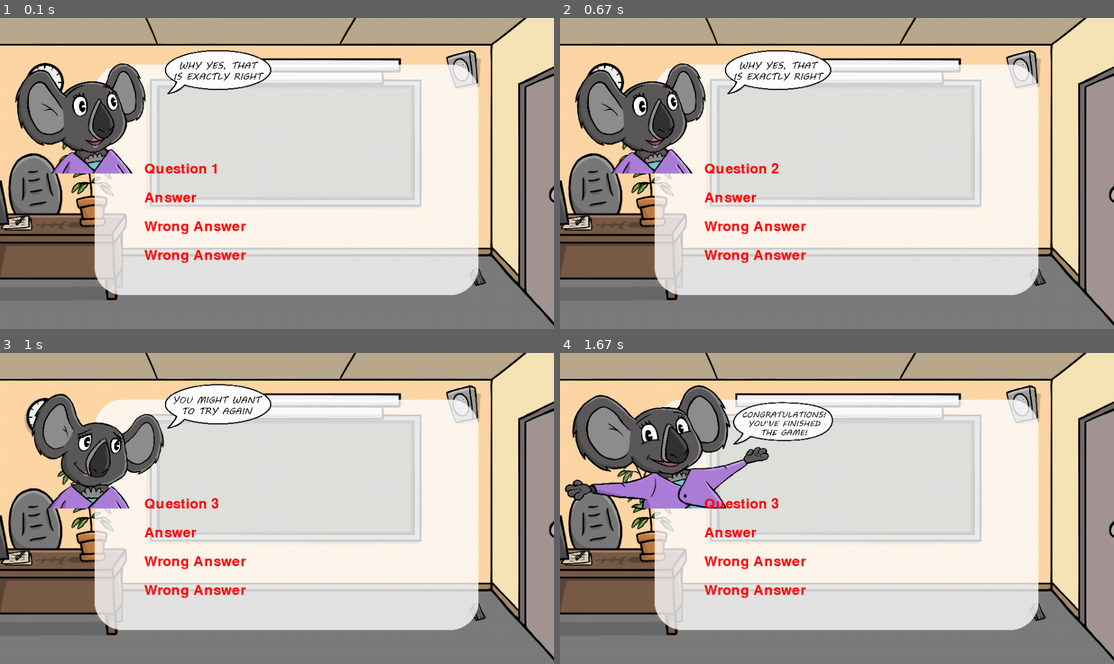
Above: before the commit, frames 1-4 (two rows, left to right).
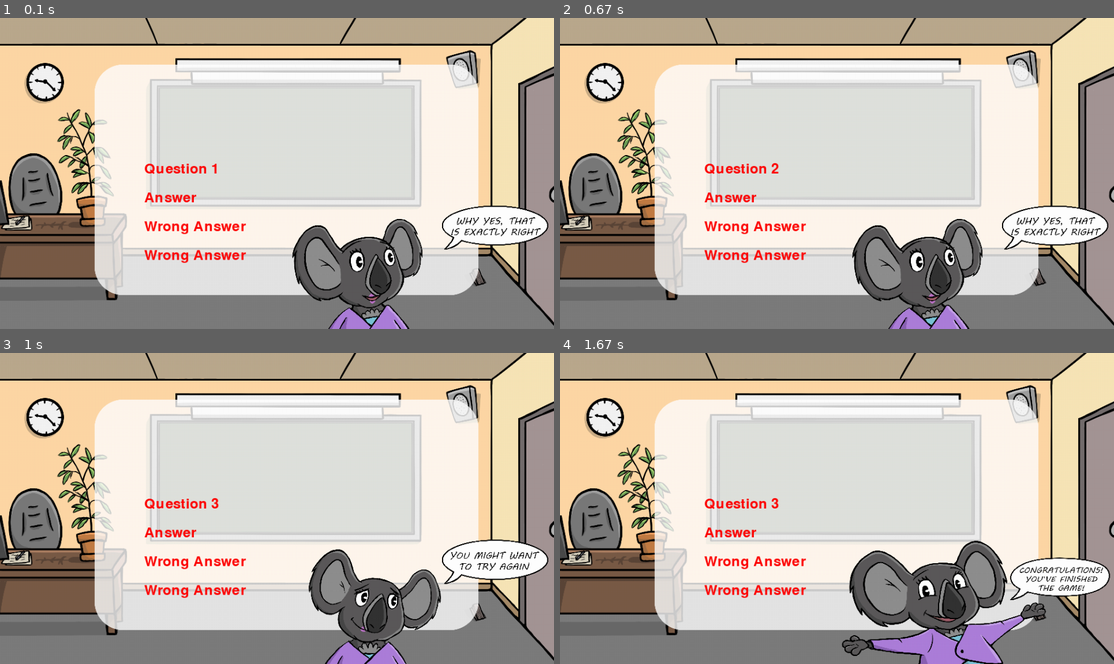
Above: after the commit, the same moments.

Repository: CodaKids/coda-kids
Game: pygame game, started from project-solutions/level-3/quiz.py
Same seed, same stepped clock (60 frames per second), same inputs: the game is played once before the commit and once after it.
Inputs:
- Up to frame 1 (0.1 s): no input
- Up to frame 2 (0.67 s): click "Answer" at 0.38 s
- Up to frame 3 (1 s): click "Wrong Answer" at 0.72 s
- Up to frame 4 (1.67 s): click "Wrong Answer" at 1.05 s

The runs differ from the first frame. In frame 1, 14% of the frame differs, in the area x 2-99%, y 10-100%; in frame 2, 14%; in frame 3, 13%; in frame 4, 20%, in the area x 0-100%, y 10-100%.

Commit message:
Moved Kodala reactions to bottom right

Diff:
--- a/project-solutions/level-3/quiz.py
+++ b/project-solutions/level-3/quiz.py
@@ -24,7 +24,7 @@
     answer_3_text = myfont.render(ANSWER_CHOICES[2], True, (255, 0, 0))
     answer_3_rect = answer_3_text.get_rect(topleft=(250,400))
     screen.blit(background, (0,0))
-    screen.blit(kodala, (0,0))
+    screen.blit(kodala, (480,270))
     screen.blit(question_text, question_rect)
     screen.blit(answer_1_text, answer_1_rect)
     screen.blit(answer_2_text, answer_2_rect)
